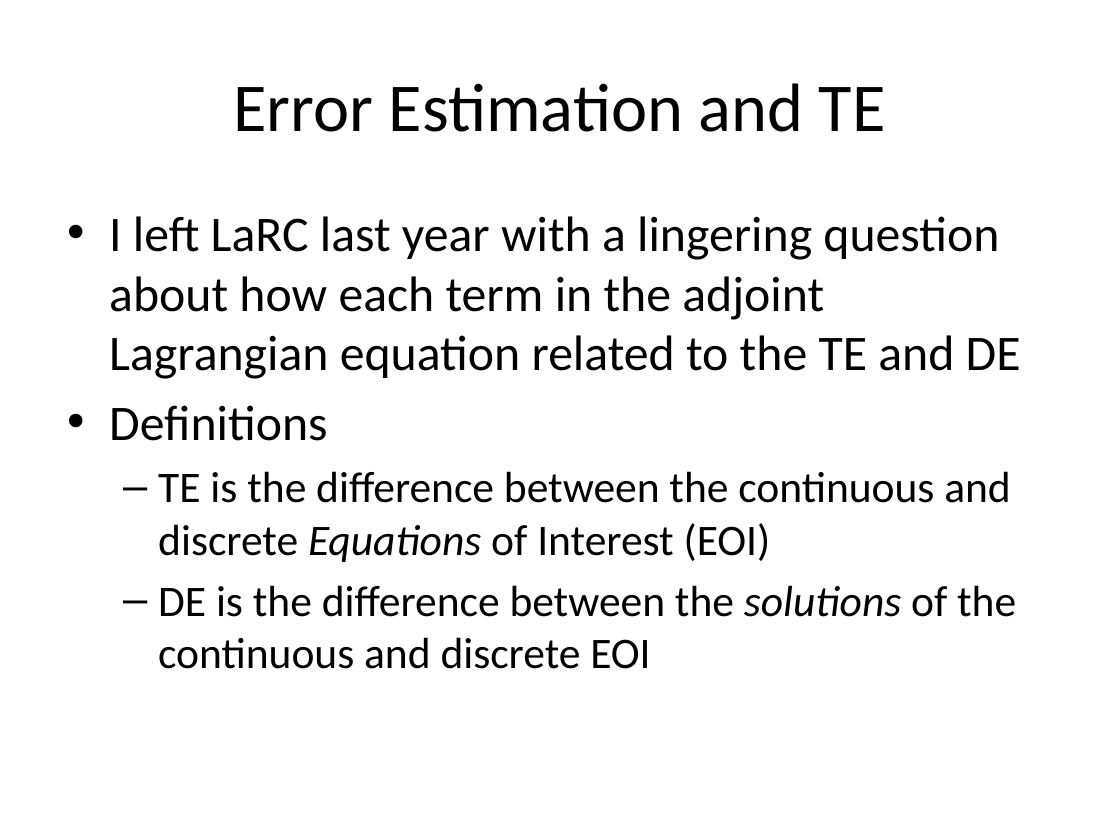
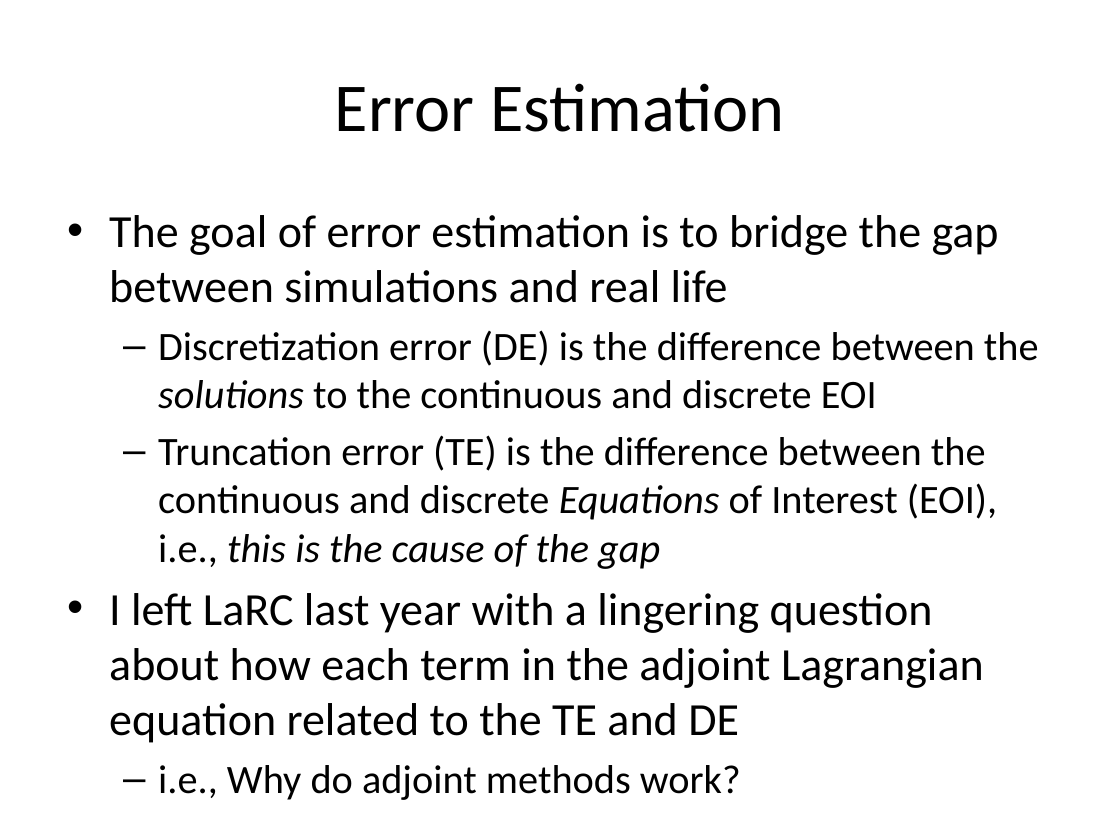
Before and after one commit to jderlaga/Presentations, a slide deck: slide 6 of June_Overview.pptx (slide 4 before the commit). Drawn at 1120x840 pixels with LibreOffice and Linux fonts; fonts in the diff are those of the drawing. Boxes give left, top, right and bottom in pixels: in the first picture for what was removed or moved away, otherwise in the second. Text is boxed around its words. In the diff, an @@ line names an element or a change of style, - is before the commit and + after.

```diff
--- a/June_Overview.pptx
+++ b/June_Overview.pptx
@@ title at (335,83,784,132): text changed @@
-Error Estimation and TE
+Error Estimation
@@ text at (109,215,1039,569): paragraphs added @@
+• The goal of error estimation is to bridge the gap between simulations and real life
+  – Discretization error (DE) is the difference between the solutions to the continuous and discrete EOI
+  – Truncation error (TE) is the difference between the continuous and discrete Equations of Interest (EOI), i.e., this is the cause of the gap
@@ text at (109,405,1016,669): text changed; size 28 to 25.9 pt @@
-• Definitions
-  – TE is the difference between the continuous and discrete Equations of Interest (EOI)
-  – DE is the difference between the solutions of the continuous and discrete EOI
+  – i.e., Why do adjoint methods work?
@@ text at (109,593,984,743): size 32 to 29.6 pt in "I left LaRC last year with a ..." @@
```
Also in this commit, not shown: 13 other slides changed, 2 slides added, 1 slide removed.
